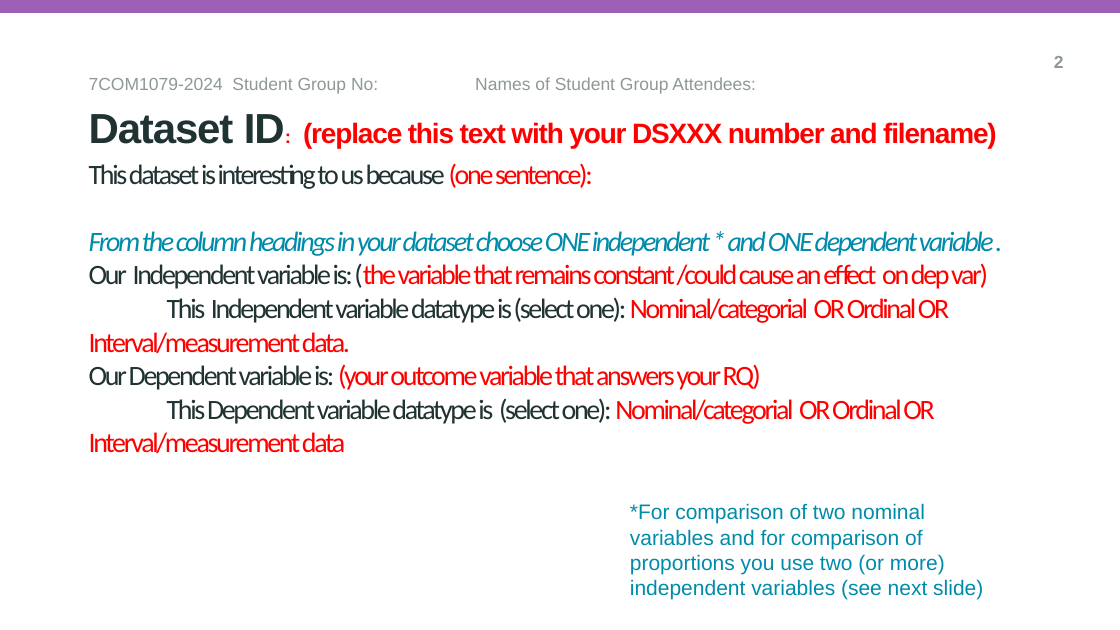
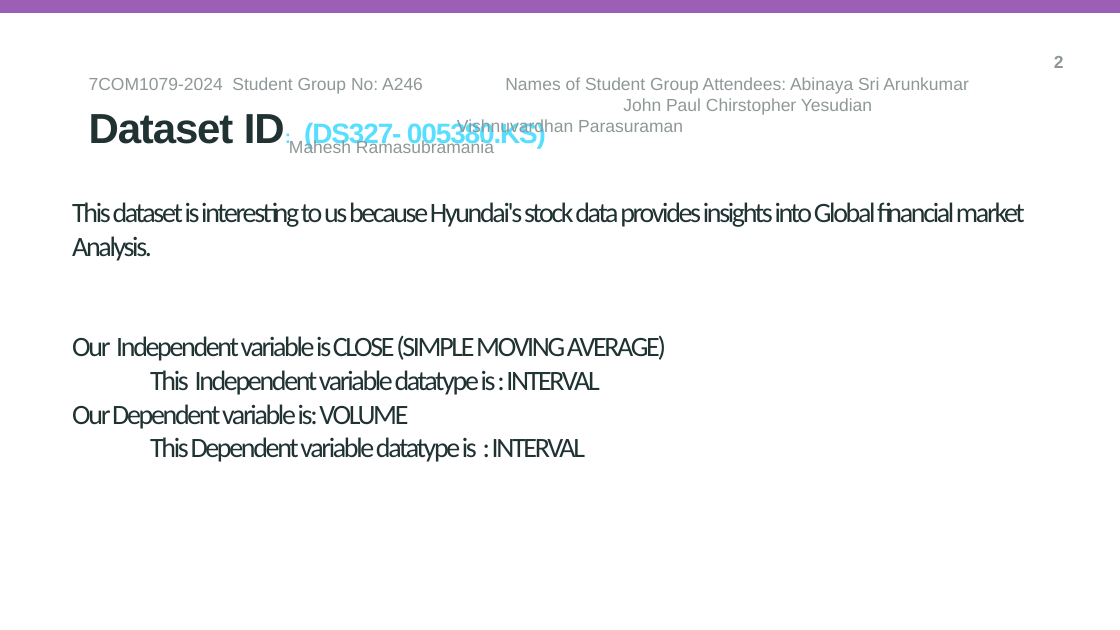
Before and after one commit to aa24abf/A246_7COM1079, a slide deck: slide 4 of reseach_question_presentation_template.pptx. Drawn at 1120x630 pixels with LibreOffice and Linux fonts; fonts in the diff are those of the drawing; background and template pictures are left out. Boxes give left, top, right and bottom in pixels: in the first picture for what was removed or moved away, otherwise in the second. Text is boxed around its words. In the diff, an @@ line names an element or a change of style, - is before the commit and + after.

Commit message:
Research PPT template - john

```diff
--- a/reseach_question_presentation_template.pptx
+++ b/reseach_question_presentation_template.pptx
@@ text at (89, 77, 969, 153): text changed @@
-7COM1079-2024 Student Group No: Names of Student Group Attendees:
+7COM1079-2024 Student Group No: A246 Names of Student Group Attendees: Abinaya Sri Arunkumar John Paul Chirstopher Yesudian Vishnuvardhan Parasuraman Mahesh Ramasubramania
@@ subtitle at (89, 114, 546, 148): text changed; text colour #FF0000 to #56DFFF @@
-Dataset ID: (replace this text with your DSXXX number and filename)
+Dataset ID: (DS327- 005380.KS)
@@ title at (72, 202, 1025, 462): text changed; text colour #FF0000 to #203232 @@
-This dataset is interesting to us because (one sentence):
-From the column headings in your dataset choose ONE independent * and ONE dependent variable .
-Our Independent variable is: (the variable that remains constant /could cause an effect on dep var)
-This Independent variable datatype is (select one): Nominal/categorial OR Ordinal OR Interval/measurement data.
-Our Dependent variable is: (your outcome variable that answers your RQ)
-This Dependent variable datatype is (select one): Nominal/categorial OR Ordinal OR Interval/measurement data
+This dataset is interesting to us because Hyundai's stock data provides insights into Global financial market Analysis.
+Our Independent variable is CLOSE (SIMPLE MOVING AVERAGE)
+This Independent variable datatype is : INTERVAL
+Our Dependent variable is: VOLUME
+This Dependent variable datatype is : INTERVAL
@@ text removed at (630, 503, 983, 599) @@
-*For comparison of two nominal variables and for comparison of proportions you use two (or more) independent variables (see next slide)
```
Also in this commit, not shown: 5 other slides changed.
